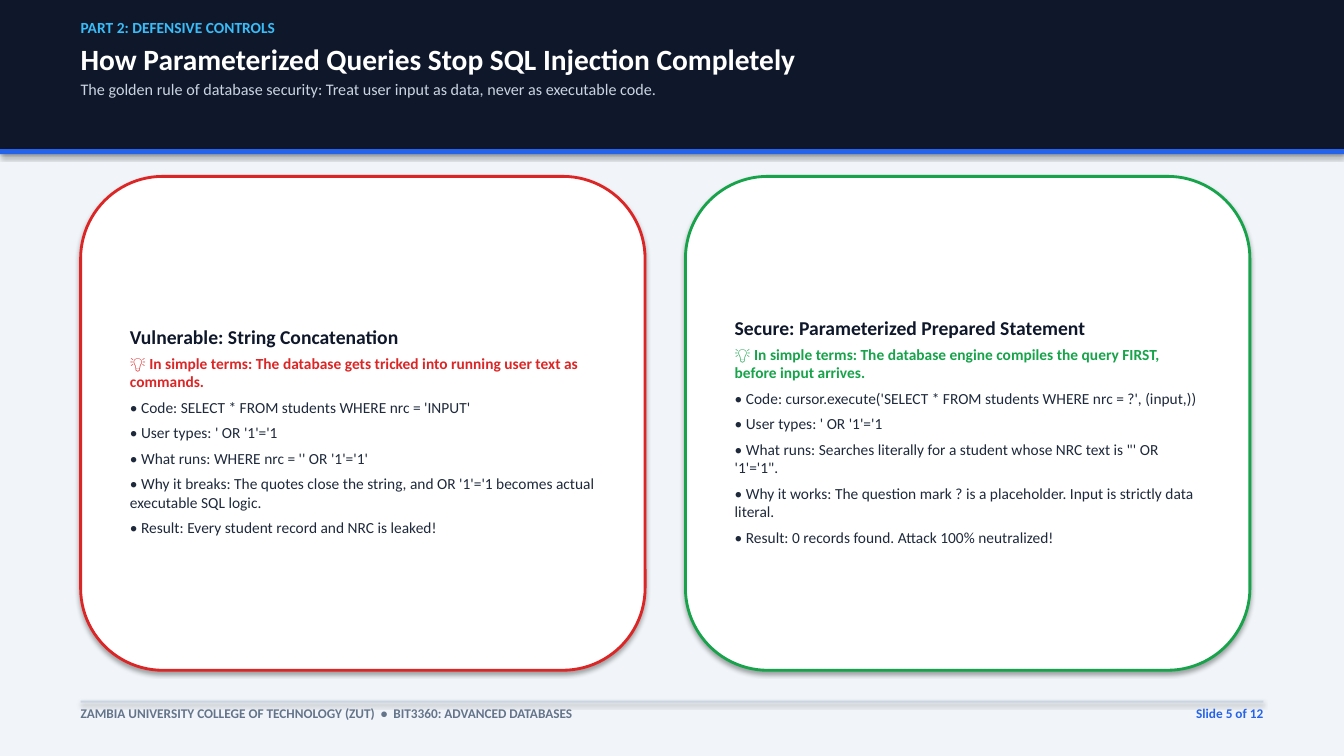
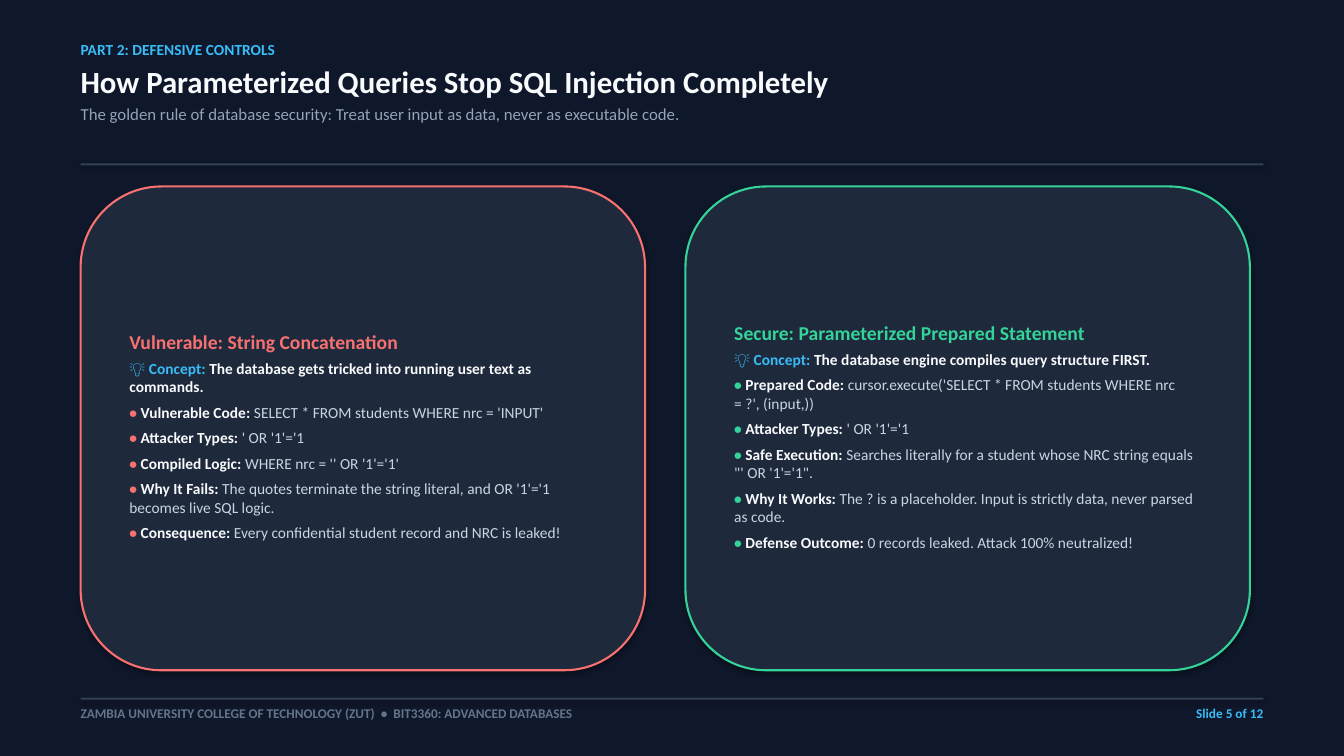
Before and after one commit to comfortpenyengwe-afk/ADA-assignment-for-the-ohns, a slide deck: slide 5 of BIT3360_Database_Security_Presentation.pptx. Drawn at 1344x756 pixels with LibreOffice and Linux fonts; fonts in the diff are those of the drawing. Boxes give left, top, right and bottom in pixels: in the first picture for what was removed or moved away, otherwise in the second. Text is boxed around its words. In the diff, an @@ line names an element or a change of style, - is before the commit and + after.

Commit message:
Apply dark cybersecurity theme to presentation deck and HTML matching Windows Security styling

```diff
--- a/BIT3360_Database_Security_Presentation.pptx
+++ b/BIT3360_Database_Security_Presentation.pptx
@@ rectangle at (x1=0, y1=0, x2=1344, y2=756): fill #F1F5F9 to #0F172A @@
@@ rectangle removed at (x1=0, y1=0, x2=1344, y2=149) @@
@@ text "PART 2: DEFENSIVE CONTROLS" moved from (x1=81, y1=23, x2=796, y2=98) to (x1=81, y1=45, x2=828, y2=123) @@
@@ text at (x1=81, y1=71, x2=828, y2=123): size 21 to 22 pt, text colour #FFFFFF to #F8FAFC in "How Parameterized Queries Stop SQL Injection Completely"; size 11.5 to 12 pt, text colour #CBD5E1 to #94A3B8 in "The golden rule of database security: Treat ..."; more space between paragraphs @@
@@ rectangle resized from (x1=0, y1=149, x2=1344, y2=154) to (x1=81, y1=163, x2=1263, y2=165) @@
@@ rectangle at (x1=81, y1=163, x2=1263, y2=165): fill #2563EB to #334155 @@
@@ rounded rectangle "Vulnerable: String Concatenation" resized from (x1=81, y1=176, x2=645, y2=670) to (x1=81, y1=187, x2=645, y2=670) @@
@@ rounded rectangle "Vulnerable: String Concatenation" at (x1=81, y1=187, x2=645, y2=670): fill #FFFFFF to #1E293B; outline #DC2626 2 pt to #F87171 1.5 pt @@
@@ rounded rectangle "Secure: Parameterized Prepared Statement" resized from (x1=686, y1=176, x2=1250, y2=670) to (x1=686, y1=187, x2=1250, y2=670) @@
@@ rounded rectangle "Secure: Parameterized Prepared Statement" at (x1=686, y1=187, x2=1250, y2=670): fill #FFFFFF to #1E293B; outline #16A34A 2 pt to #34D399 1.5 pt @@
@@ text in rounded rectangle at (x1=734, y1=326, x2=1085, y2=343): text colour #0F172A to #34D399 in "Secure: Parameterized Prepared Statement" @@
@@ text in rounded rectangle at (x1=129, y1=335, x2=398, y2=353): text colour #0F172A to #F87171 in "Vulnerable: String Concatenation" @@
@@ text in rounded rectangle at (x1=734, y1=354, x2=1193, y2=548): text changed; text colour #1E293B to #CBD5E1 @@
-💡 In simple terms: The database engine compiles the query FIRST, before input arrives.
-• Code: cursor.execute('SELECT * FROM students WHERE nrc = ?', (input,))
-• User types: ' OR '1'='1
-• What runs: Searches literally for a student whose NRC text is "' OR '1'='1".
-• Why it works: The question mark ? is a placeholder. Input is strictly data literal.
-• Result: 0 records found. Attack 100% neutralized!
+💡 Concept: The database engine compiles query structure FIRST.
+• Prepared Code: cursor.execute('SELECT * FROM students WHERE nrc = ?', (input,))
+• Attacker Types: ' OR '1'='1
+• Safe Execution: Searches literally for a student whose NRC string equals "' OR '1'='1".
+• Why It Works: The ? is a placeholder. Input is strictly data, never parsed as code.
+• Defense Outcome: 0 records leaked. Attack 100% neutralized!
@@ text in rounded rectangle at (x1=129, y1=363, x2=561, y2=541): text changed; text colour #1E293B to #CBD5E1 @@
-💡 In simple terms: The database gets tricked into running user text as commands.
-• Code: SELECT * FROM students WHERE nrc = 'INPUT'
-• User types: ' OR '1'='1
-• What runs: WHERE nrc = '' OR '1'='1'
-• Why it breaks: The quotes close the string, and OR '1'='1 becomes actual executable SQL logic.
-• Result: Every student record and NRC is leaked!
+💡 Concept: The database gets tricked into running user text as commands.
+• Vulnerable Code: SELECT * FROM students WHERE nrc = 'INPUT'
+• Attacker Types: ' OR '1'='1
+• Compiled Logic: WHERE nrc = '' OR '1'='1'
+• Why It Fails: The quotes terminate the string literal, and OR '1'='1 becomes live SQL logic.
+• Consequence: Every confidential student record and NRC is leaked!
@@ rectangle at (x1=81, y1=698, x2=1263, y2=700): fill #CBD5E1 to #334155 @@
@@ text "Slide 5 of 12" at (x1=1196, y1=708, x2=1263, y2=718): text colour #2563EB to #38BDF8 @@
```
Also in this commit, not shown: 11 other slides changed, 7 other files.
